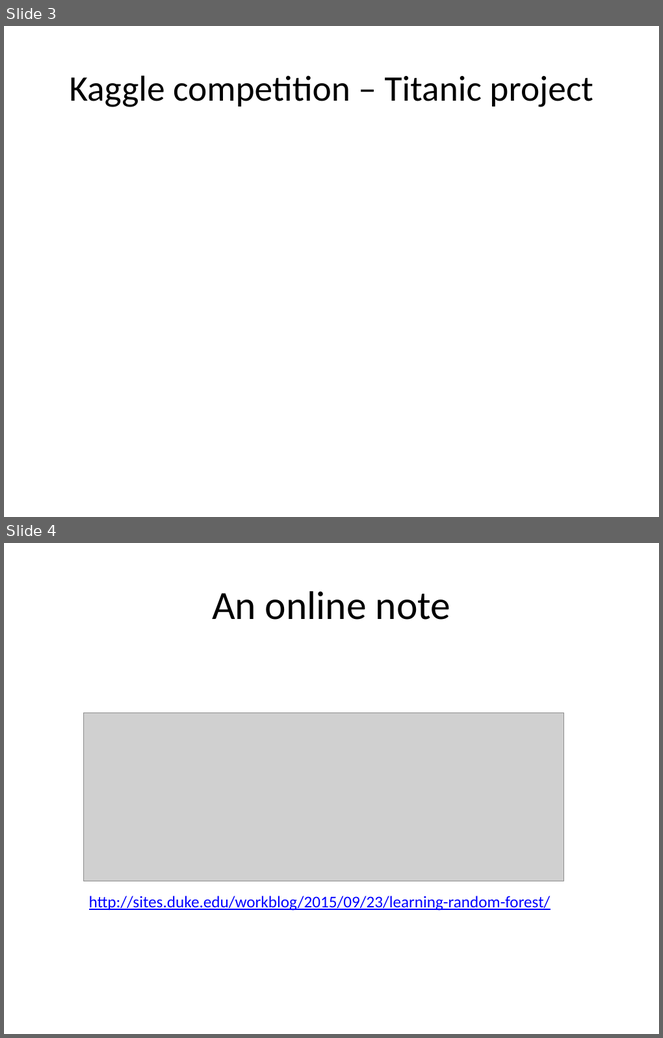
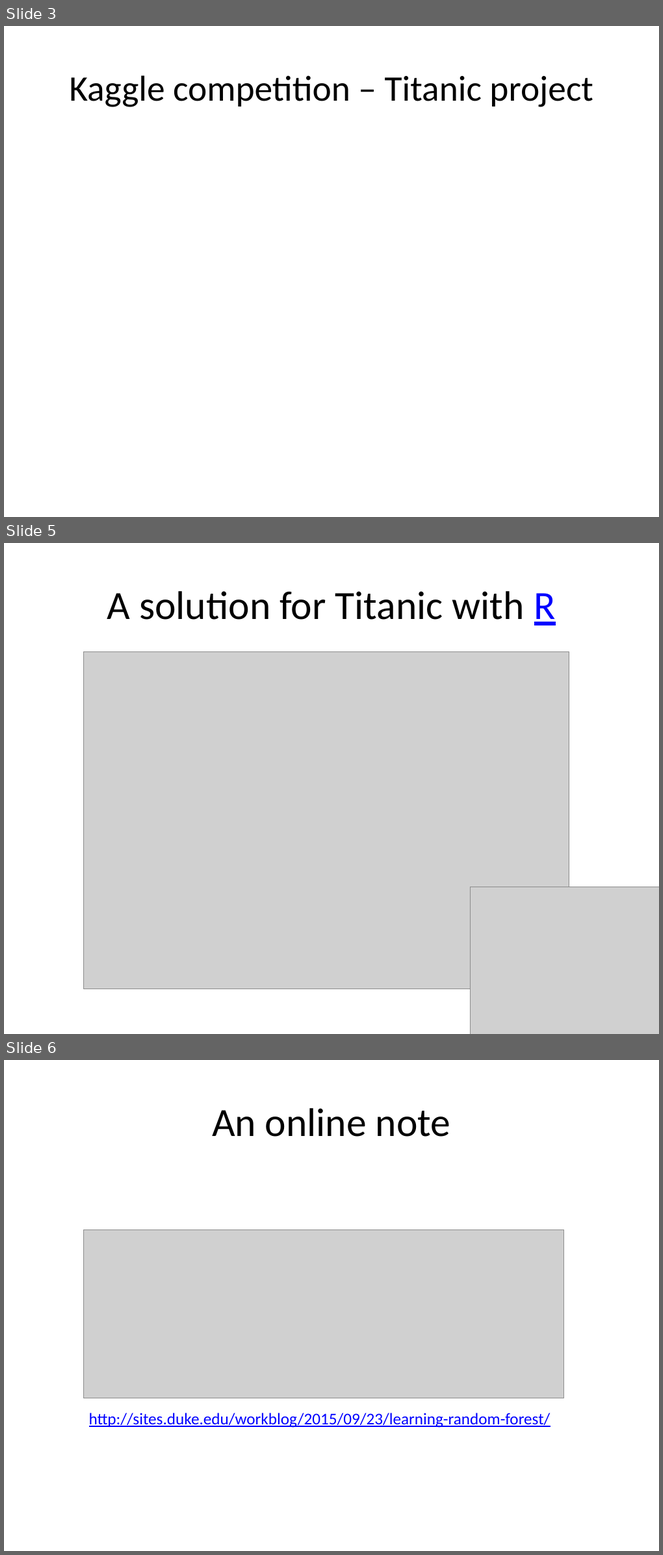
Before and after one commit to 2waybene/myKaggle, a slide deck: Titanic/reference/lesson_1.pptx. Shown one above the other, each under a label of ours: slides 3 and 4 before the commit, slides 3, 5 and 6 after it; the slides between them are not shown. The pictures are 663x1038 and 663x1555 pixels, drawn with LibreOffice and Linux fonts; fonts in the diff are those of the drawing; grey boxes stand for pictures. Boxes give left, top, right and bottom in pixels: in the first picture for what was removed or moved away, otherwise in the second. Text is boxed around its words. In the diff, an @@ line names an element or a change of style, - is before the commit and + after.

```diff
--- a/Titanic/reference/lesson_1.pptx
+++ b/Titanic/reference/lesson_1.pptx
@@ slide 5 added at [4, 543, 659, 1034], background #FFFFFF @@
@@ title added at [107, 591, 556, 626], 44 pt, text #000000 @@
+A solution for Titanic with R
@@ picture added at [84, 652, 570, 989] @@
@@ picture added at [471, 887, 659, 1034] @@
@@ what was slide 4 is now slide 6 @@
```
Also in this commit, not shown: 1 other slide added, 1 other file.
